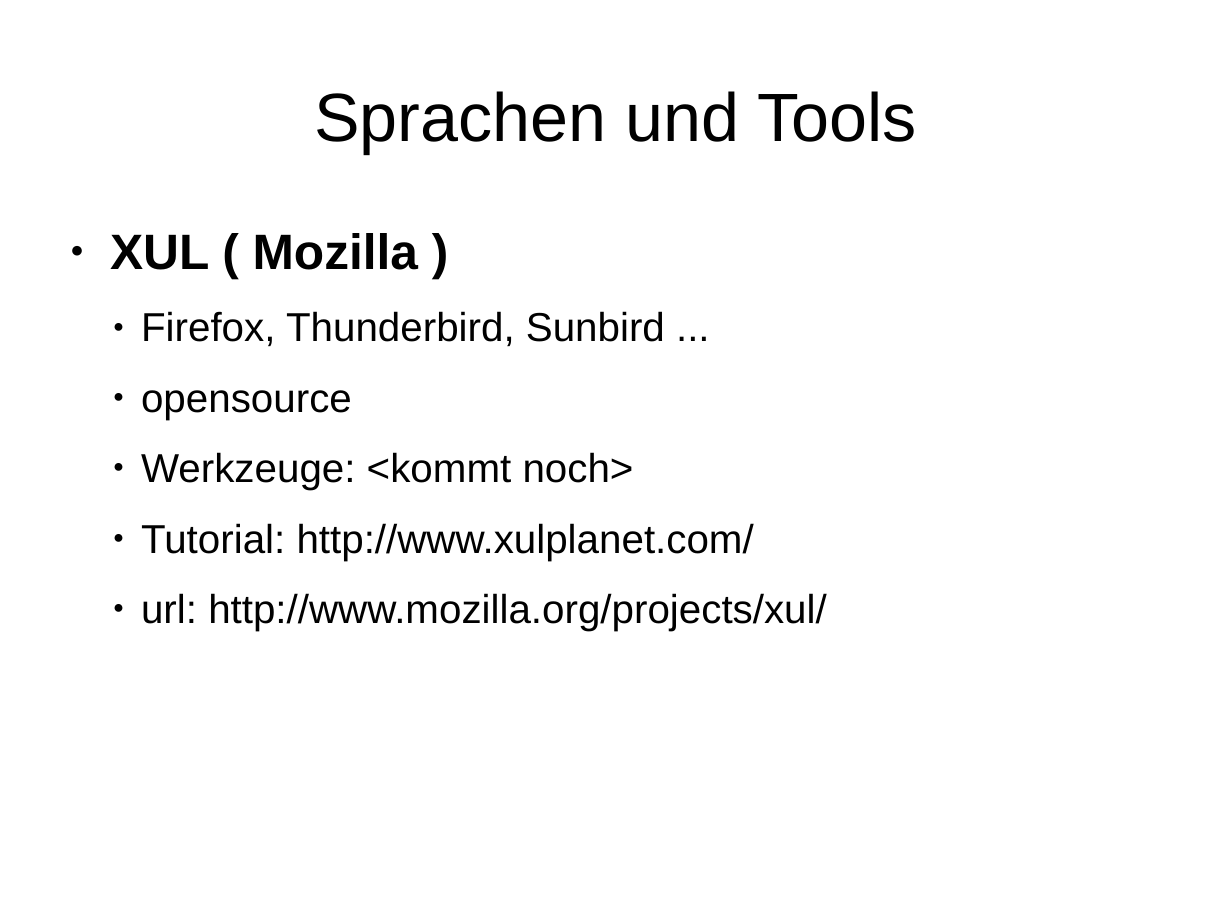
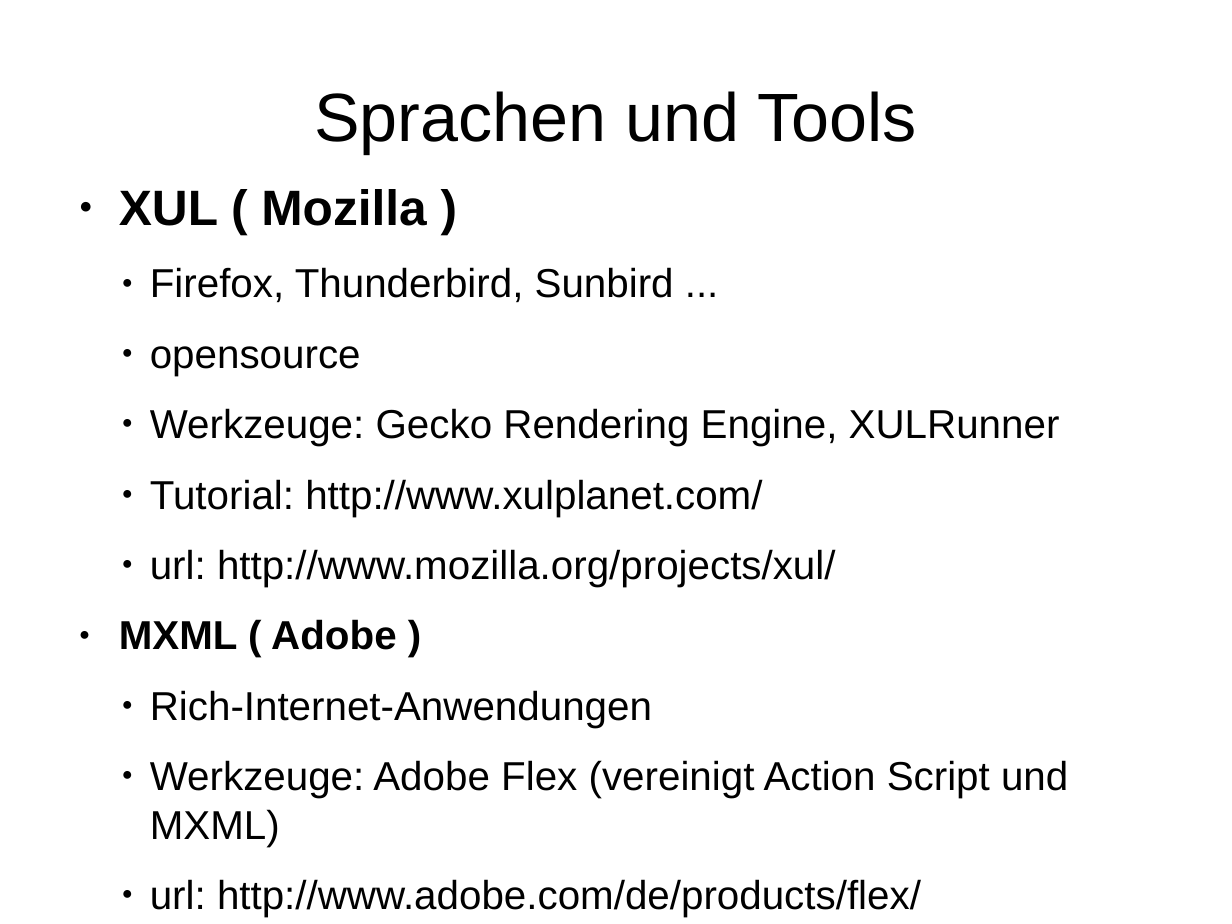
Before and after one commit to hheimbuerger/yaxgl, a slide deck: slide 7 of documents/Praesentationen/Präsentation XML-GUI.odp. Drawn at 1232x924 pixels with LibreOffice and Linux fonts; fonts in the diff are those of the drawing; background and template pictures are left out. Boxes give left, top, right and bottom in pixels: in the first picture for what was removed or moved away, otherwise in the second. Text is boxed around its words. In the diff, an @@ line names an element or a change of style, - is before the commit and + after.

```diff
--- a/documents/Praesentationen/Präsentation XML-GUI.odp
+++ b/documents/Praesentationen/Präsentation XML-GUI.odp
@@ text "XUL ( Mozilla )": place and size @@
-text "XUL ( Mozilla )" at [110,233,827,631]
+text "XUL ( Mozilla )" at [119,189,1068,917]
@@ text at [150,408,1060,446]: text changed @@
-● Werkzeuge: <kommt noch>
+● Werkzeuge: Gecko Rendering Engine, XULRunner
@@ text at [119,619,1068,917]: paragraphs added @@
+● MXML ( Adobe )
+● Rich-Internet-Anwendungen
+● Werkzeuge: Adobe Flex (vereinigt Action Script und MXML)
+● url: http://www.adobe.com/de/products/flex/
```
Also in this commit, not shown: 1 other slide changed.
